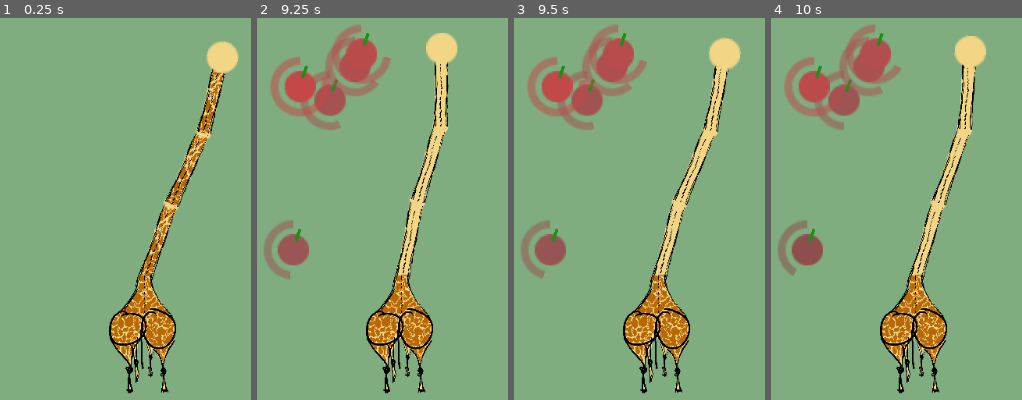
Above: before the commit, frames 1-4 (left to right).
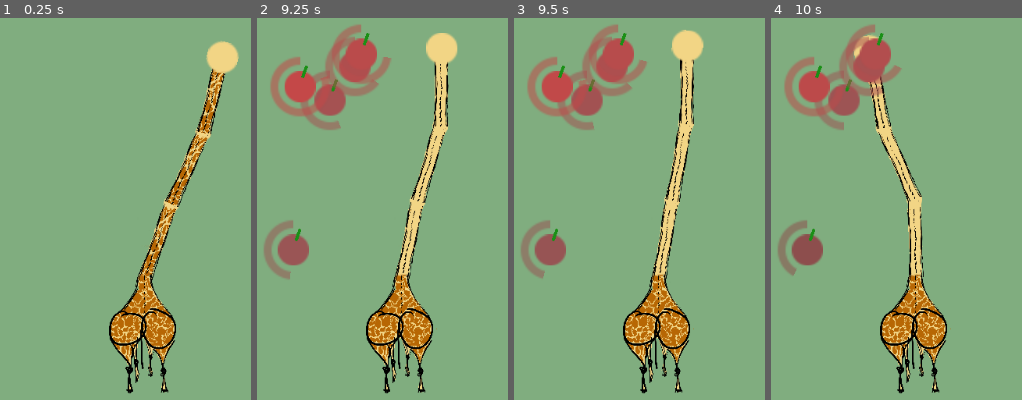
Above: after the commit, the same moments.

Repository: AnJ95/tectonicGiraffe
Game: Godot game, scene res://main/Main.tscn
The game is run twice, just before and just after one commit, with the same random seed, the same clock (stepped at 60 frames per second) and the same inputs.
Inputs:
- Up to frame 1 (0.25 s): no input
- Up to frame 2 (9.25 s): tap one key every 0.75 s from 0.6 s: W (key_0) A (key_1) D (key_2) S (key_3) W (key_0) A (key_1) D (key_2) S (key_3) W (key_0) A (key_1) D (key_2) S (key_3)
- Up to frame 3 (9.5 s): no input
- Up to frame 4 (10 s): tap W (key_0) at 9.6 s

Frames 1-2 are identical in both runs. In frame 3, 6.8% of the frame differs, in the area x 54-91%, y 3-69%; in frame 4, 6.8%.

Commit message:
Added death animation and sound

Diff:
--- a/neck/Giraffe.gd
+++ b/neck/Giraffe.gd
@@ -1,4 +1,6 @@
 extends Node2D
+
+signal dead()
 
 onready var Seg = preload("res://neck/Seg.tscn")
 onready var SegClass = preload("res://neck/Seg.gd")
@@ -9,6 +11,8 @@
 const HEALTH_PER_SECOND = -0.32
 
 onready var head = $Neck/Head
+
+var dead = false
 
 var time = 0
 var is_clone = false
@@ -25,7 +29,7 @@
     for i in range(3):
         add_segment()
 
-
+    connect("dead", head, "dead")
 
 func _process(delta):
     time += delta
@@ -47,6 +51,8 @@
     seg.add_child(head)
     head.position = seg.get_next_seg_local_pos()
 
+    connect("dead", seg, "dead")
+
     # health
     num_segs += 1
     cur_max_health = SegClass.HEALTH_PER_SEG * num_segs
@@ -59,7 +65,10 @@
         set_health(health + HEALTH_PER_FRUIT)
 
 func died():
-    print("DEAD")
+    if !dead:
+        emit_signal("dead")
+        $DeathPlayer.play()
+    dead = true
 
 func set_health(new_health):
     if new_health < 0:
--- a/neck/Giraffe.tscn
+++ b/neck/Giraffe.tscn
@@ -1,8 +1,9 @@
-[gd_scene load_steps=4 format=2]
+[gd_scene load_steps=5 format=2]
 
 [ext_resource path="res://neck/Giraffe.gd" type="Script" id=1]
 [ext_resource path="res://neck/Head.tscn" type="PackedScene" id=2]
 [ext_resource path="res://assets/sprites/giraffe.png" type="Texture" id=3]
+[ext_resource path="res://loopsies/death.wav" type="AudioStream" id=4]
 
 [node name="Giraffe" type="Node2D"]
 script = ExtResource( 1 )
@@ -17,3 +18,6 @@
 texture = ExtResource( 3 )
 
 [node name="TweenHealth" type="Tween" parent="."]
+
+[node name="DeathPlayer" type="AudioStreamPlayer" parent="."]
+stream = ExtResource( 4 )
--- a/neck/Head.gd
+++ b/neck/Head.gd
@@ -1,8 +1,11 @@
 extends Node2D
 
-
+var is_dead = false
 
 func _on_Area2D_area_entered(area):
+
+    if is_dead:
+        return
 
     if !area.get_parent().is_in_group("Fruit"):
         return
@@ -14,3 +17,6 @@
         return
 
     get_tree().root.get_node("Main").emit_signal("fruit_collected", area.get_parent())
+
+func dead():
+    is_dead = true
--- a/neck/Seg.gd
+++ b/neck/Seg.gd
@@ -155,7 +155,17 @@
             child.position = get_next_seg_local_pos()
 
 
+var is_dead = false
+var death_angle_speed
+func dead():
+    is_dead = true
+    death_angle_speed = rand_range(-0.8, 0.8)
+
 func _process(delta):
+    if is_dead:
+        rotation += delta * death_angle_speed
+        return
+
     var actions = []
     for key in key_to_action_map.keys():
         if Input.is_action_pressed(key):
Not shown, added: loopsies/death.wav.import
